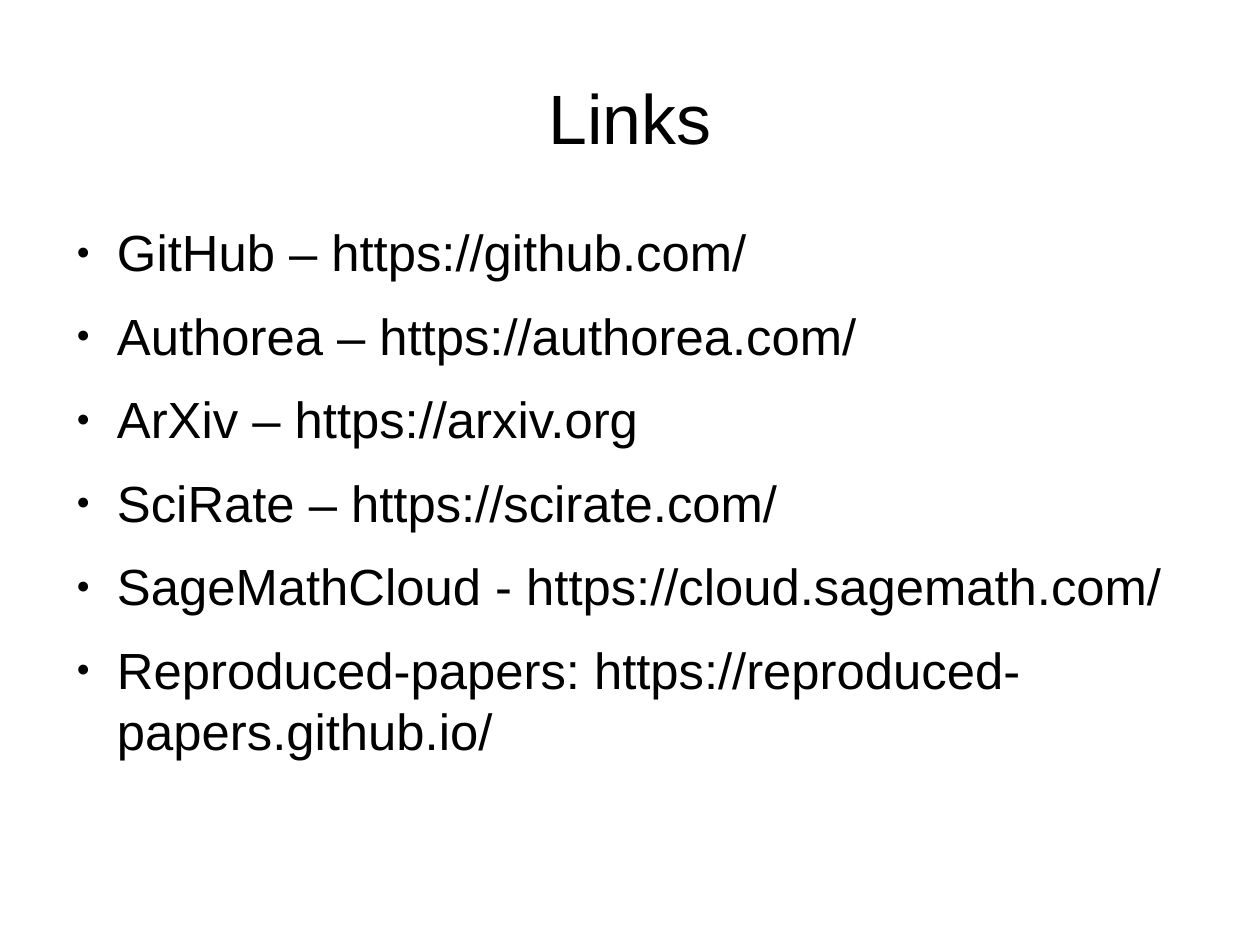
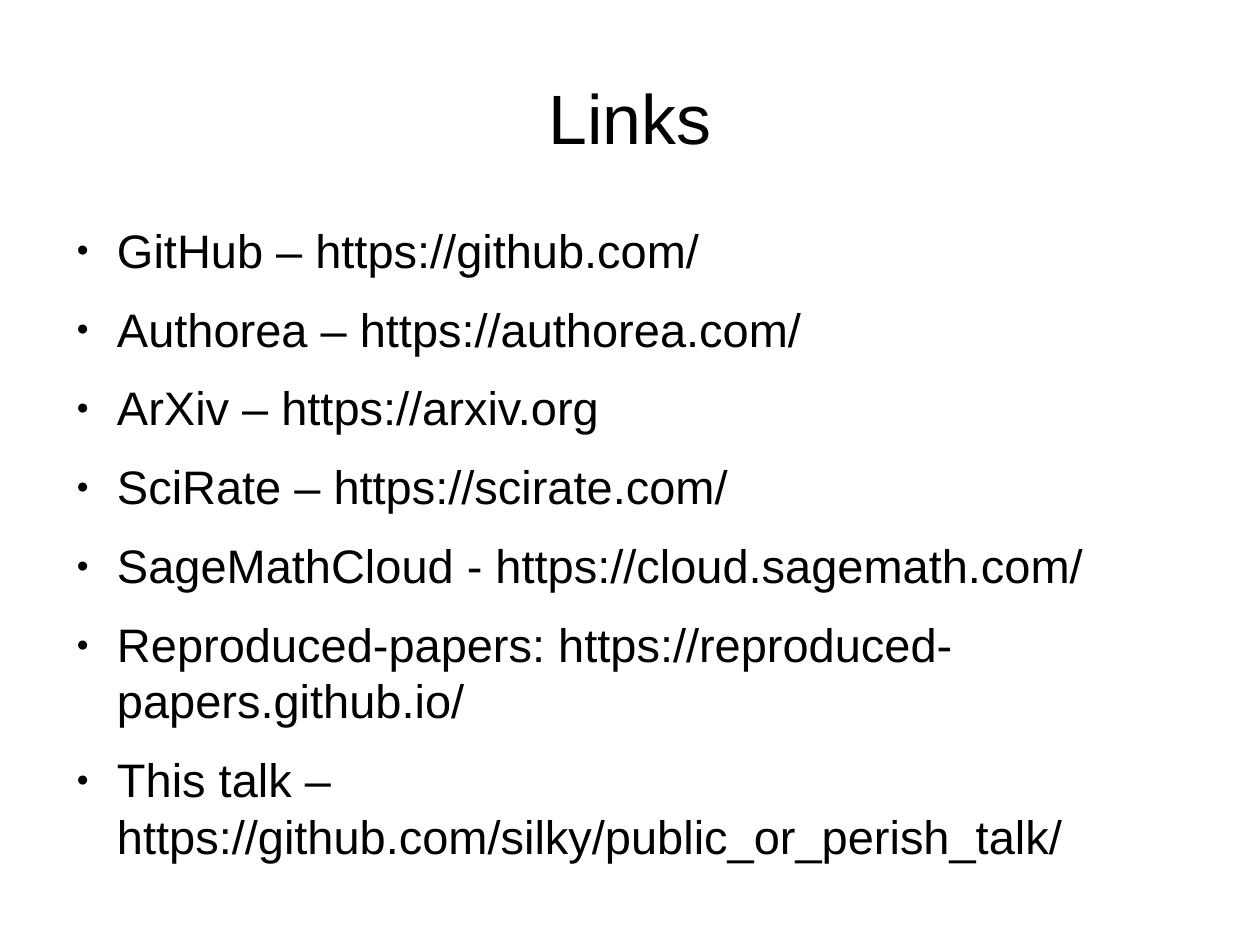
Before and after one commit to silky/public_or_perish_talk, a slide deck: slide 8 of talk.odp. Drawn at 1260x945 pixels with LibreOffice and Linux fonts; fonts in the diff are those of the drawing. Boxes give left, top, right and bottom in pixels: in the first picture for what was removed or moved away, otherwise in the second. Text is boxed around its words. In the diff, an @@ line names an element or a change of style, - is before the commit and + after.

Commit message:
added picture and link to talk

```diff
--- a/talk.odp
+++ b/talk.odp
@@ text at (117,234,1082,727): size 32 to 29.6 pt in "GitHub – https://github.com/", "Authorea – https://authorea.com/", "ArXiv – https://arxiv.org", "SciRate – https://scirate.com/" and 2 more places @@
@@ text at (117,763,1062,863): paragraph added @@
+● This talk – https://github.com/silky/public_or_perish_talk/
```
Also in this commit, not shown: 3 other files.
